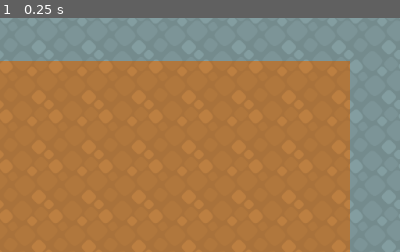
Above: before the commit, frame 1.
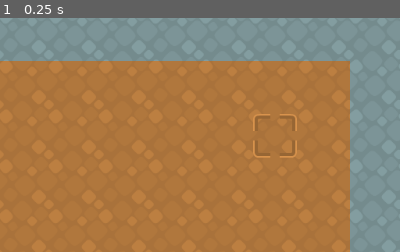
Above: after the commit, the same moment.

Repository: MrGreenTea/GMTK2020
Game: Godot game, scene res://main.tscn
The game is run twice, just before and just after one commit, with the same random seed, the same clock (stepped at 60 frames per second) and the same inputs.
Inputs:
- Up to frame 1 (0.25 s): no input
The pictures show only the part of the screen within x 50-100%, y 1-51%; the shares and areas given below are measured in that part.

The runs differ from the first frame. In frame 1, 0.3% of the frame differs, in the area x 63-75%, y 41-60%.

Commit message:
add target for player to move to and win
Signed-off-by: Jonas Bulik <jonas@bulik.dev>

Diff:
--- /dev/null
+++ b/environment/target.tscn
@@ -0,0 +1,15 @@
+[gd_scene load_steps=3 format=2]
+
+[ext_resource path="res://environment/ground_04.png" type="Texture" id=1]
+
+[sub_resource type="RectangleShape2D" id=1]
+extents = Vector2( 16, 16 )
+
+[node name="Target" type="Area2D"]
+collision_layer = 3
+
+[node name="CollisionShape2D" type="CollisionShape2D" parent="."]
+shape = SubResource( 1 )
+
+[node name="ground_04" type="Sprite" parent="."]
+texture = ExtResource( 1 )
--- a/main.tscn
+++ b/main.tscn
@@ -1,8 +1,9 @@
-[gd_scene load_steps=6 format=2]
+[gd_scene load_steps=7 format=2]
 
 [ext_resource path="res://player/Player.tscn" type="PackedScene" id=1]
 [ext_resource path="res://environment/ground_06.png" type="Texture" id=2]
 [ext_resource path="res://environment/ground_01.png" type="Texture" id=3]
+[ext_resource path="res://environment/target.tscn" type="PackedScene" id=4]
 
 [sub_resource type="ConvexPolygonShape2D" id=1]
 points = PoolVector2Array( 64, 64, 0, 64, 0, 0, 64, 0 )
@@ -51,6 +52,10 @@
 format = 1
 tile_data = PoolIntArray( 0, 1, 0, 1, 1, 0, 2, 1, 0, 3, 1, 0, 4, 1, 0, 5, 1, 0, 6, 1, 0, 7, 1, 0, 8, 1, 0, 9, 1, 0, 10, …(2057 unchanged characters)…
 
+[node name="Target" parent="." instance=ExtResource( 4 )]
+position = Vector2( 864, 160 )
+
 [node name="Player" parent="." instance=ExtResource( 1 )]
 position = Vector2( 160, 160 )
 SPEED = 256.0
+[connection signal="body_entered" from="Target" to="Player" method="_on_Target_body_entered"]
--- a/player/Player.gd
+++ b/player/Player.gd
@@ -21,3 +21,7 @@
 		emit_signal("player_stressed")
 		print("I'm stressed as fuck")
 		stress = 0
+
+
+func _on_Target_body_entered(body):
+	print("YOU WIN")
--- a/player/Player.tscn
+++ b/player/Player.tscn
@@ -2,8 +2,6 @@
 
 [ext_resource path="res://player/Player.gd" type="Script" id=1]
 [ext_resource path="res://player/player_01.png" type="Texture" id=2]
-
-
 
 [sub_resource type="RectangleShape2D" id=1]
 extents = Vector2( 20, 20 )
--- a/project.godot
+++ b/project.godot
@@ -42,6 +42,11 @@
  ]
 }
 
+[layer_names]
+
+2d_physics/layer_1="player"
+2d_physics/layer_2="goal"
+
 [rendering]
 
 environment/default_environment="res://default_env.tres"
Binary file added: environment/ground_04.png
Not shown, added: environment/ground_04.png.import
